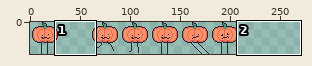
File history of a sprite sheet, Sprites/Kin/new kin.png. The picture above shows the old version from afar; the outline marks the close-up.
Close-up. Before:
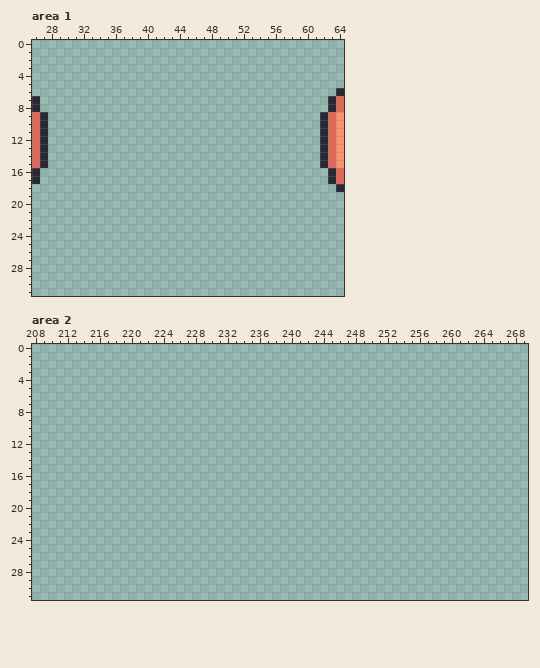
The file is 192x32 pixels. Shown: area 1: x 26..64, y 0..31; area 2: x 208..269, y 0..31. The old version is drawn lined up with the new one.
The result:
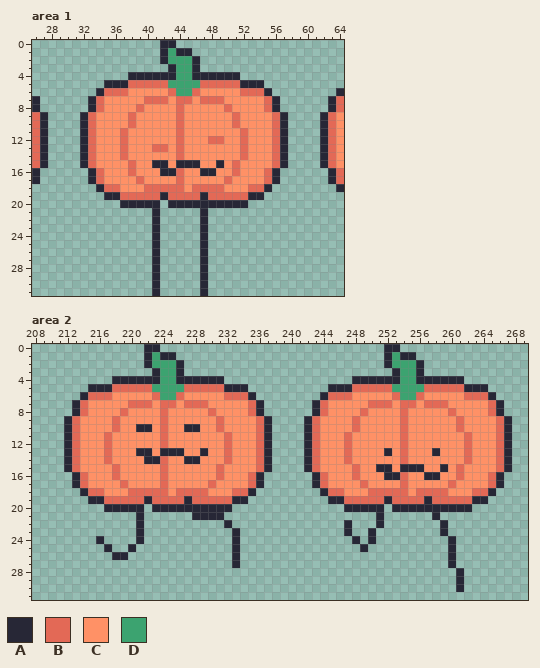
Palette (. is transparent): A #272736  B #e36956  C #ff9166  D #3ca370
From old to new:
canvas 192x32 -> 270x32; drawings rearranged on the sheet (the old picture shows each at its new place)
Changed rows in their new state; - is an unchanged pixel.
Area 1:
first column x 32:
 0 ----------AA--------------
 1 ----------ADAA------------
 2 ----------ADDDA-----------
 3 -----------ADDA-----------
 4 ------AAAAAADDAAAAAA------
 5 ---AAABBBBBDDDDBBBBBAAA---
 6 --ABBBCCCCCBDDBCCCCCBBBA--
 7 -ABCCCCCBBBCBBCBBBCCCCCBA-
 8 -ABCCCCBCCCCBCCCCCBCCCCBA-
 9 ABCCCCBCCCCCBCCCCCCBCCCCBA
10 ABCCCCBCCCCCBCCCCCCBCCCCBA
11 ABCCCBCCCCCCBCCCCCCCBCCCBA
12 ABCCCBCCCCCCBCCCBBCCBCCCBA
13 ABCCCBCCCBBCBCCCCCCCBCCCBA
14 ABCCCBCCCCCCBCCCCCCCBCCCBA
15 ABCCCCBCCAACAAACCACBCCCCBA
16 -ABCCCBCCCAABCCAACCBCCCBA-
17 -ABCCCCBCCCCBCCCCCBCCCCBA-
18 --ABBCCCBBBBBCBBBBCCCBBA--
19 ---AABBBBBABBBBABBBBBAA---
20 -----AAAAA-AAAAAAAAAA-----
21 ---------A-----A----------
22 ---------A-----A----------
23 ---------A-----A----------
24 ---------A-----A----------
25 ---------A-----A----------
26 ---------A-----A----------
27 ---------A-----A----------
28 ---------A-----A----------
29 ---------A-----A----------
30 ---------A-----A----------
31 ---------A-----A----------
Area 2:
first column x 212:
 0 ----------AA----------------------------AA--------------
 1 ----------ADAA--------------------------ADAA------------
 2 ----------ADDDA-------------------------ADDDA-----------
 3 -----------ADDA--------------------------ADDA-----------
 4 ------AAAAAADDAAAAAA----------------AAAAAADDAAAAAA------
 5 ---AAABBBBBDDDDBBBBBAAA----------AAABBBBBDDDDBBBBBAAA---
 6 --ABBBCCCCCBDDBCCCCCBBBA--------ABBBCCCCCBDDBCCCCCBBBA--
 7 -ABCCCCCBBBCBBCBBBCCCCCBA------ABCCCCCBBBCBBCBBBCCCCCBA-
 8 -ABCCCCBCCCCBCCCCCBCCCCBA------ABCCCCBCCCCBCCCCCBCCCCBA-
 9 ABCCCCBCCCCCBCCCCCCBCCCCBA----ABCCCCBCCCCCBCCCCCCBCCCCBA
10 ABCCCCBCCAACBCCAACCBCCCCBA----ABCCCCBCCCCCBCCCCCCBCCCCBA
11 ABCCCBCCCCCCBCCCCCCCBCCCBA----ABCCCBCCCCCCBCCCCCCCBCCCBA
12 ABCCCBCCCCCCBCCCCCCCBCCCBA----ABCCCBCCCCCCBCCCCCCCBCCCBA
13 ABCCCBCCCAACAAACCACCBCCCBA----ABCCCBCCCCACBCCCACCCBCCCBA
14 ABCCCBCCCCAABCCAACCCBCCCBA----ABCCCBCCCCCCBCCCCCCCBCCCBA
15 ABCCCCBCCCCCBCCCCCCBCCCCBA----ABCCCCBCCAACAAACCACBCCCCBA
16 -ABCCCBCCCCCBCCCCCCBCCCBA------ABCCCBCCCAABCCAACCBCCCBA-
17 -ABCCCCBCCCCBCCCCCBCCCCBA------ABCCCCBCCCCBCCCCCBCCCCBA-
18 --ABBCCCBBBBBCBBBBCCCBBA--------ABBCCCBBBBBCBBBBCCCBBA--
19 ---AABBBBBABBBBABBBBBAA----------AABBBBBABBBBABBBBBAA---
20 -----AAAAA-AAAAAAAAAA--------------AAAAA-AAAAAAAAAA-----
21 ---------A------AAAA-------------------A------A---------
22 ---------A----------A--------------A---A-------A--------
23 ---------A-----------A-------------A--A--------A--------
24 ----A----A-----------A--------------A-A---------A-------
25 -----A--A------------A---------------A----------A-------
26 ------AA-------------A--------------------------A-------
27 ---------------------A--------------------------A-------
28 -------------------------------------------------A------
29 -------------------------------------------------A------
30 -------------------------------------------------A------
